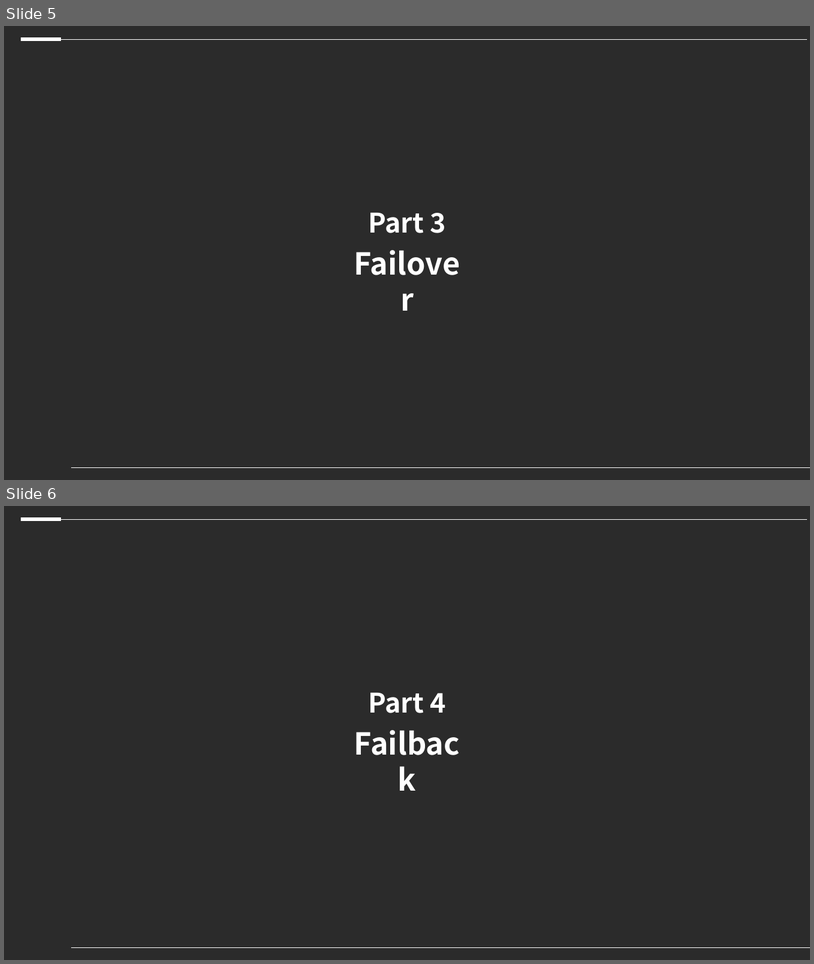
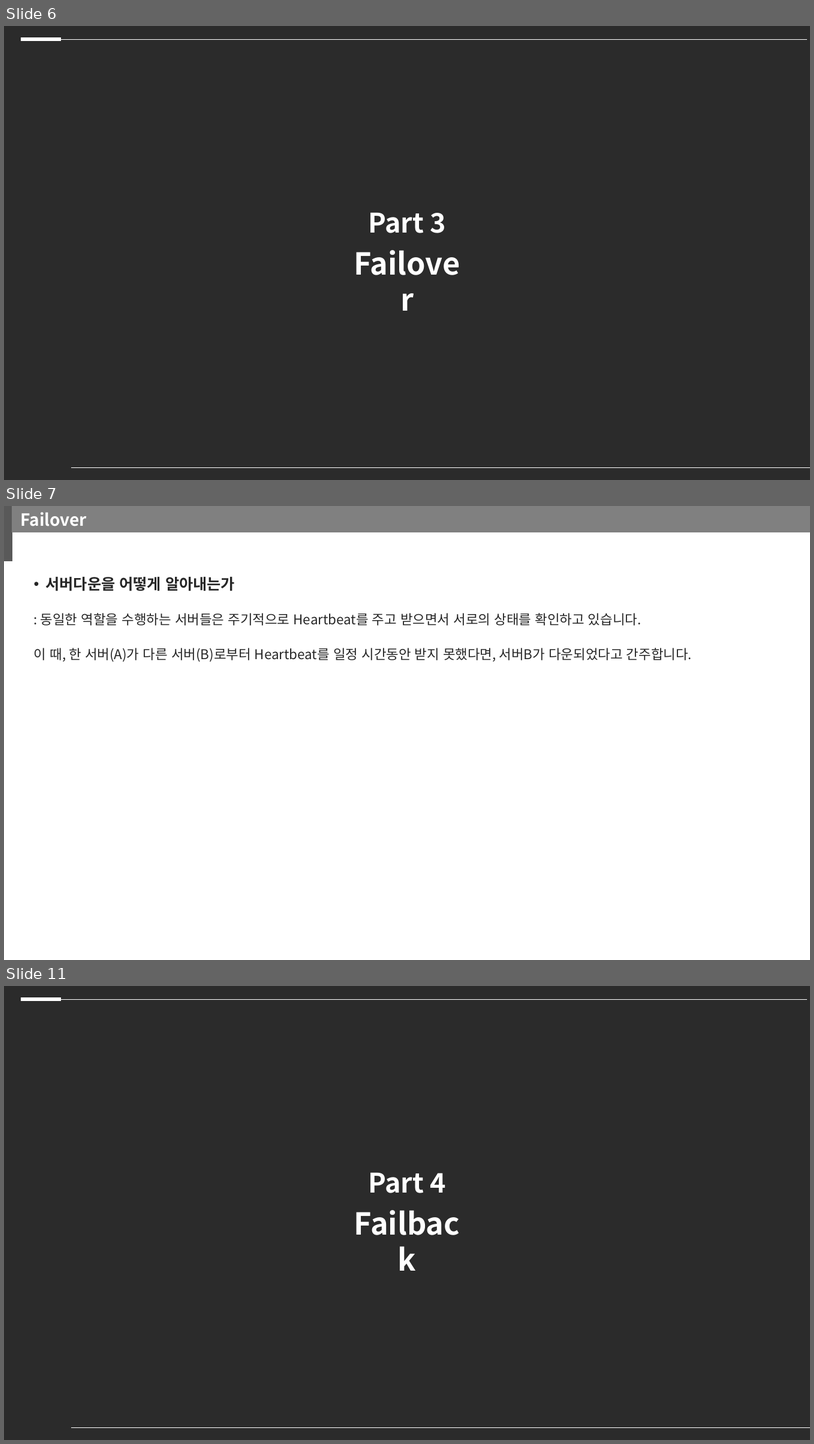
Before and after one commit to kiption/XD, a slide deck: 졸작_기획/서버이중화 설계.pptx. Shown one above the other, each under a label of ours: slides 5 and 6 before the commit, slides 6, 7 and 11 after it; the slides between them are not shown. The pictures are 814x964 and 814x1444 pixels, drawn with LibreOffice and Linux fonts; fonts in the diff are those of the drawing; background and template pictures are left out; a plain dark background stands for a picture behind light text. Boxes give left, top, right and bottom in pixels: in the first picture for what was removed or moved away, otherwise in the second. Text is boxed around its words. In the diff, an @@ line names an element or a change of style, - is before the commit and + after.

```diff
--- a/졸작_기획/서버이중화 설계.pptx
+++ b/졸작_기획/서버이중화 설계.pptx
@@ slide 7 added at box(4, 506, 810, 960), background #FFFFFF @@
@@ rectangle added at box(4, 506, 12, 561), fill #595959, outline #595959 1 pt @@
@@ rectangle added at box(12, 506, 810, 532), fill #808080, outline #808080 1 pt, 20 pt, text #FFFFFF, bold @@
+Failover
@@ text added at box(34, 577, 692, 662), 16 pt, text #262626 @@
+• 서버다운을 어떻게 알아내는가
+: 동일한 역할을 수행하는 서버들은 주기적으로 Heartbeat를 주고 받으면서 서로의 상태를 확인하고 있습니다.
+이 때, 한 서버(A)가 다른 서버(B)로부터 Heartbeat를 일정 시간동안 받지 못했다면, 서버B가 다운되었다고 간주합니다.
@@ what was slide 5 is now slide 6 @@
@@ what was slide 6 is now slide 11 @@
```
Also in this commit, not shown: 2 slides changed, 5 other slides added, 1 other file.
